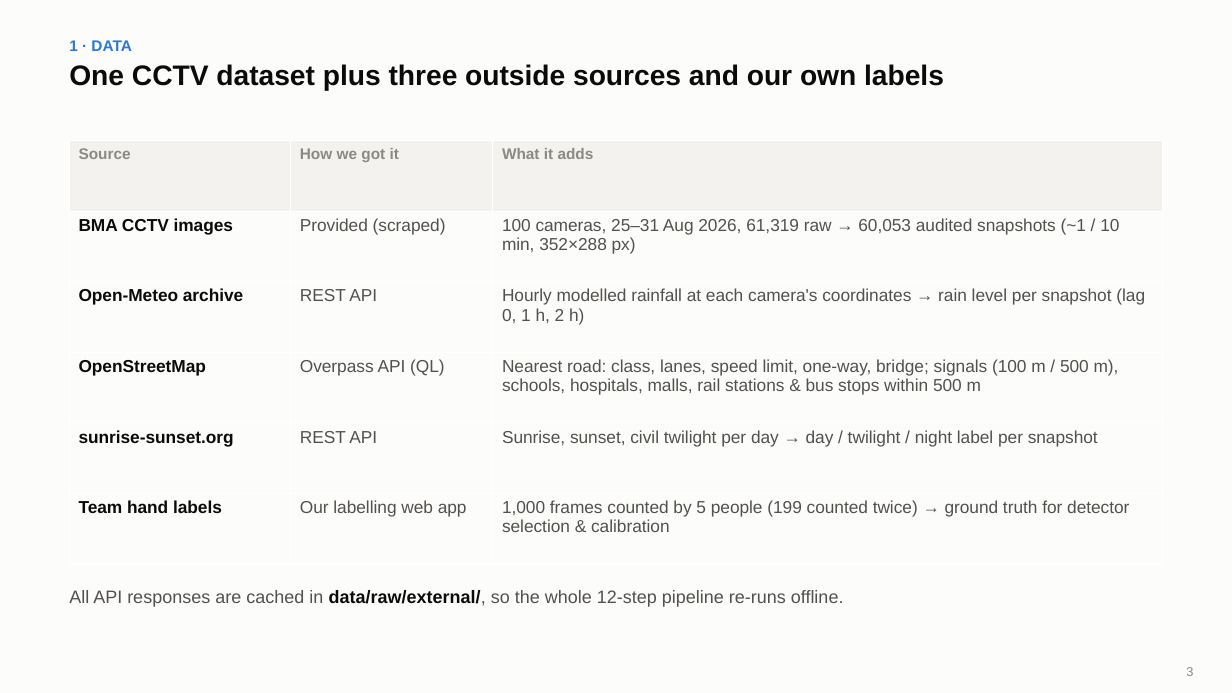
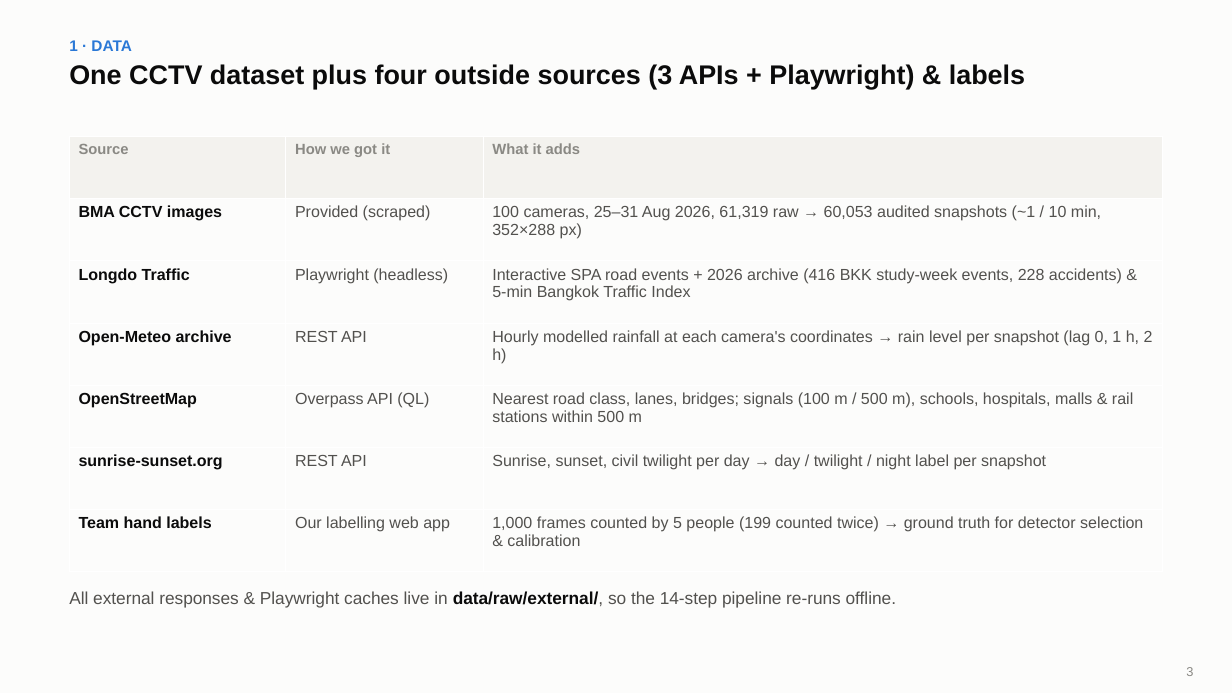
Before and after one commit to PEN1TENT/DSDE-final-project, a slide deck: slide 3 of reports/slides/slides.pptx. Drawn at 1232x693 pixels with LibreOffice and Linux fonts; fonts in the diff are those of the drawing. Boxes give left, top, right and bottom in pixels: in the first picture for what was removed or moved away, otherwise in the second. Text is boxed around its words. In the diff, an @@ line names an element or a change of style, - is before the commit and + after.

Commit message:
Add Playwright Longdo Traffic scraper, cross-validation insights, and 23-slide deck

```diff
--- a/reports/slides/slides.pptx
+++ b/reports/slides/slides.pptx
@@ text at (x1=69, y1=64, x2=1025, y2=89): text changed; size 22 to 21 pt @@
-One CCTV dataset plus three outside sources and our own labels
+One CCTV dataset plus four outside sources (3 APIs + Playwright) & labels
@@ table at (x1=69, y1=137, x2=1163, y2=572) @@
+row 3: Longdo Traffic | Playwright (headless) | Interactive SPA road events + 2026 archive (416 BKK study-week events, 228 accidents) & 5-min Bangkok Traffic Index
-row 5, column 3: Nearest road: class, lanes, speed limit, one-way, bridge; signals (100 m / 500 m), schools, hospitals, malls, rail stations & bus stops within 500 m
+row 5, column 3: Nearest road class, lanes, bridges; signals (100 m / 500 m), schools, hospitals, malls & rail stations within 500 m
@@ text at (x1=69, y1=591, x2=896, y2=608): text changed; size 14 to 13.5 pt @@
-All API responses are cached in data/raw/external/, so the whole 12-step pipeline re-runs offline.
+All external responses & Playwright caches live in data/raw/external/, so the 14-step pipeline re-runs offline.
```
Also in this commit, not shown: 5 other slides changed, 1 slide added, 16 other files.
